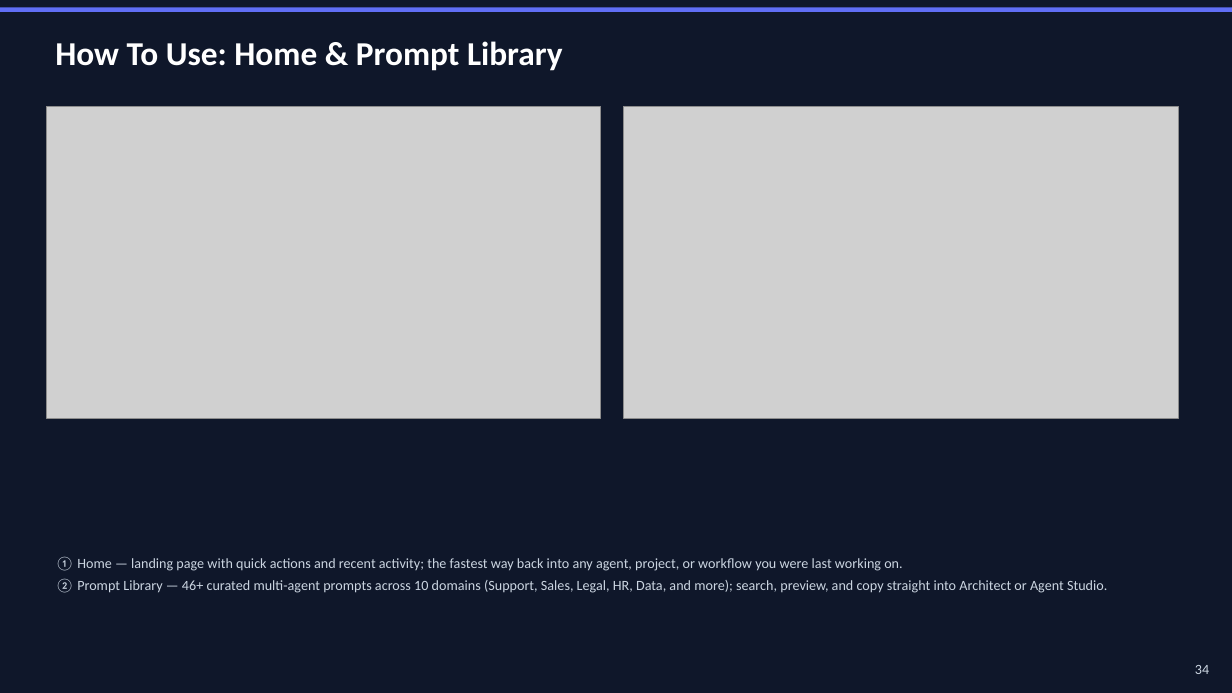
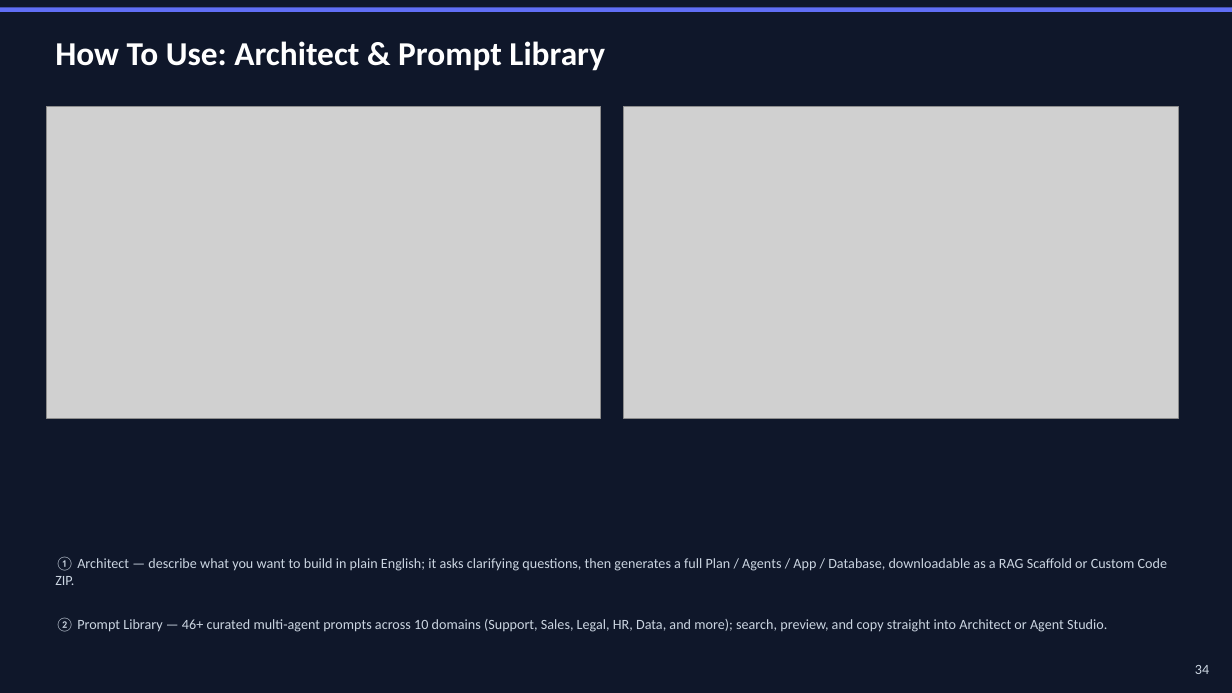
Before and after one commit to nsureshmanikandan/AgentForge, a slide deck: slide 34 of docs/AgentForge-PresentationV8.pptx. Drawn at 1232x693 pixels with LibreOffice and Linux fonts; fonts in the diff are those of the drawing; grey boxes stand for pictures. Boxes give left, top, right and bottom in pixels: in the first picture for what was removed or moved away, otherwise in the second. Text is boxed around its words. In the diff, an @@ line names an element or a change of style, - is before the commit and + after.

Commit message:
ppt updated

```diff
--- a/docs/AgentForge-PresentationV8.pptx
+++ b/docs/AgentForge-PresentationV8.pptx
@@ text at (55,41,605,71): text changed @@
-How To Use: Home & Prompt Library
+How To Use: Architect & Prompt Library
@@ text at (55,556,1167,585): text changed @@
-① Home — landing page with quick actions and recent activity; the fastest way back into any agent, project, or workflow you were last working on.
+① Architect — describe what you want to build in plain English; it asks clarifying questions, then generates a full Plan / Agents / App / Database, downloadable as a RAG Scaffold or Custom Code ZIP.
```
Also in this commit, not shown: 1 other slide changed.
